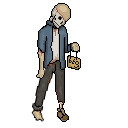
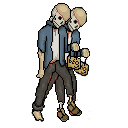
Revision of a layered 128x128 image; what changed, layer by layer:
added layer "Layer 2 copy 2" above "Layer 2 copy 3" over <box>31,7,92,122</box>
added layer "Layer 2 copy 3" above "Layer 1" over <box>32,7,91,122</box>
painted on "Layer 1" over <box>31,66,53,122</box>
added layer "Layer 2 copy" above "Layer 2" over <box>32,7,91,122</box>
painted on "Layer 2" over <box>32,7,92,121</box>
